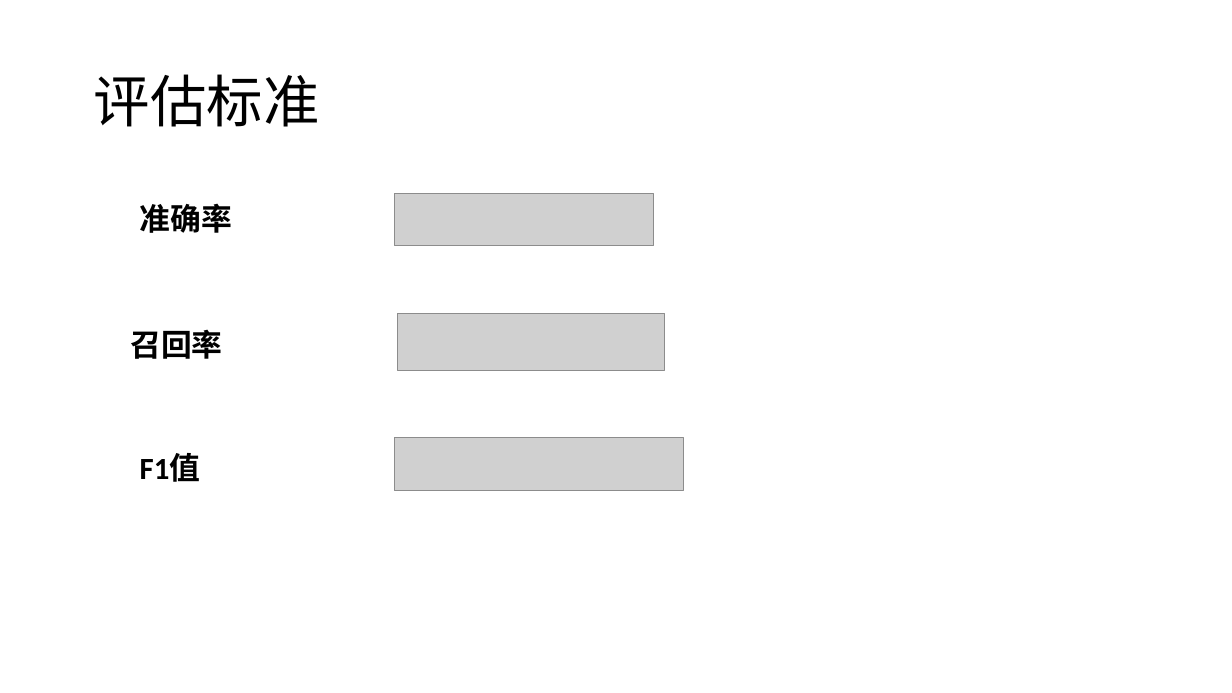
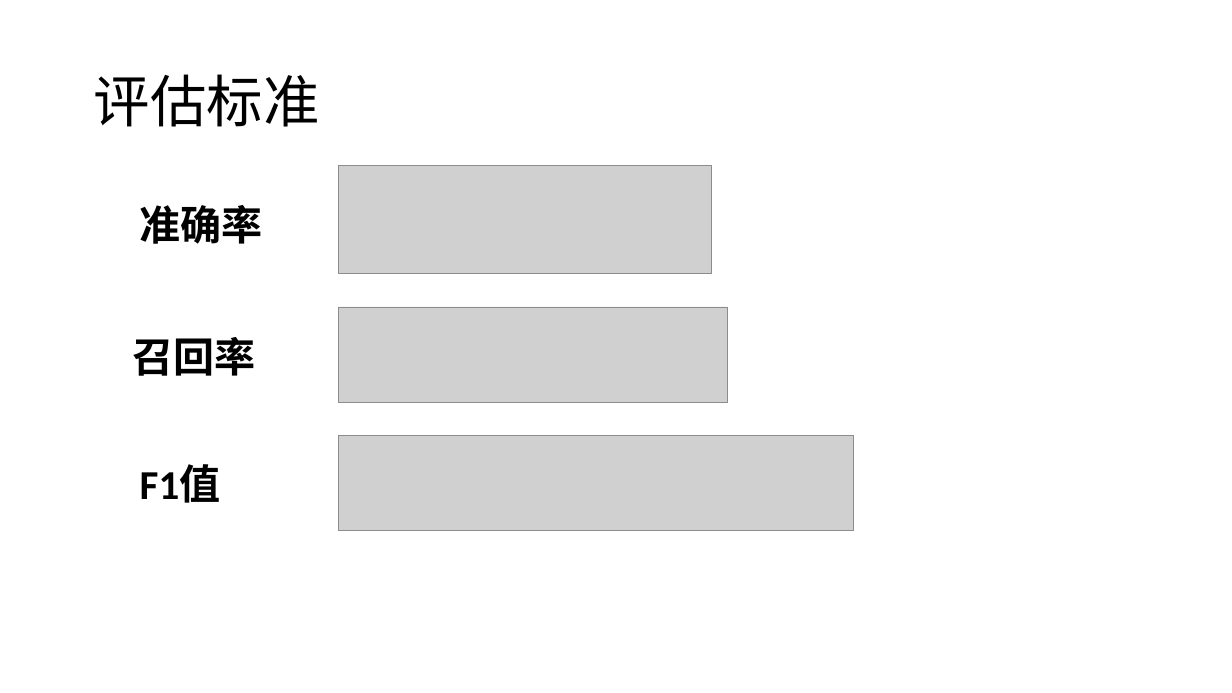
Before and after one commit to zyxdSTU/learning, a slide deck: slide 5 of 机器学习作业/命名实体识别/基于HMM的命名实体识别.pptx. Drawn at 1232x693 pixels with LibreOffice and Linux fonts; fonts in the diff are those of the drawing; grey boxes stand for pictures. Boxes give left, top, right and bottom in pixels: in the first picture for what was removed or moved away, otherwise in the second. Text is boxed around its words. In the diff, an @@ line names an element or a change of style, - is before the commit and + after.

```diff
--- a/机器学习作业/命名实体识别/基于HMM的命名实体识别.pptx
+++ b/机器学习作业/命名实体识别/基于HMM的命名实体识别.pptx
@@ picture added at (338,165,712,274) @@
@@ picture removed at (395,194,654,246) @@
@@ picture: place and size @@
-picture at (397,313,665,371)
+picture at (338,307,728,402)
@@ picture: place and size @@
-picture at (395,438,684,491)
+picture at (338,435,854,531)
@@ size 24 to 32 pt in 3 elements at (140,205,263,244), (133,337,256,376), (140,465,221,503) @@
@@ text "F1值": place and size @@
-text "F1值" at (140,453,201,482)
+text "F1值" at (140,465,221,503)
```
Also in this commit, not shown: 3 other slides changed, 11 other files.
